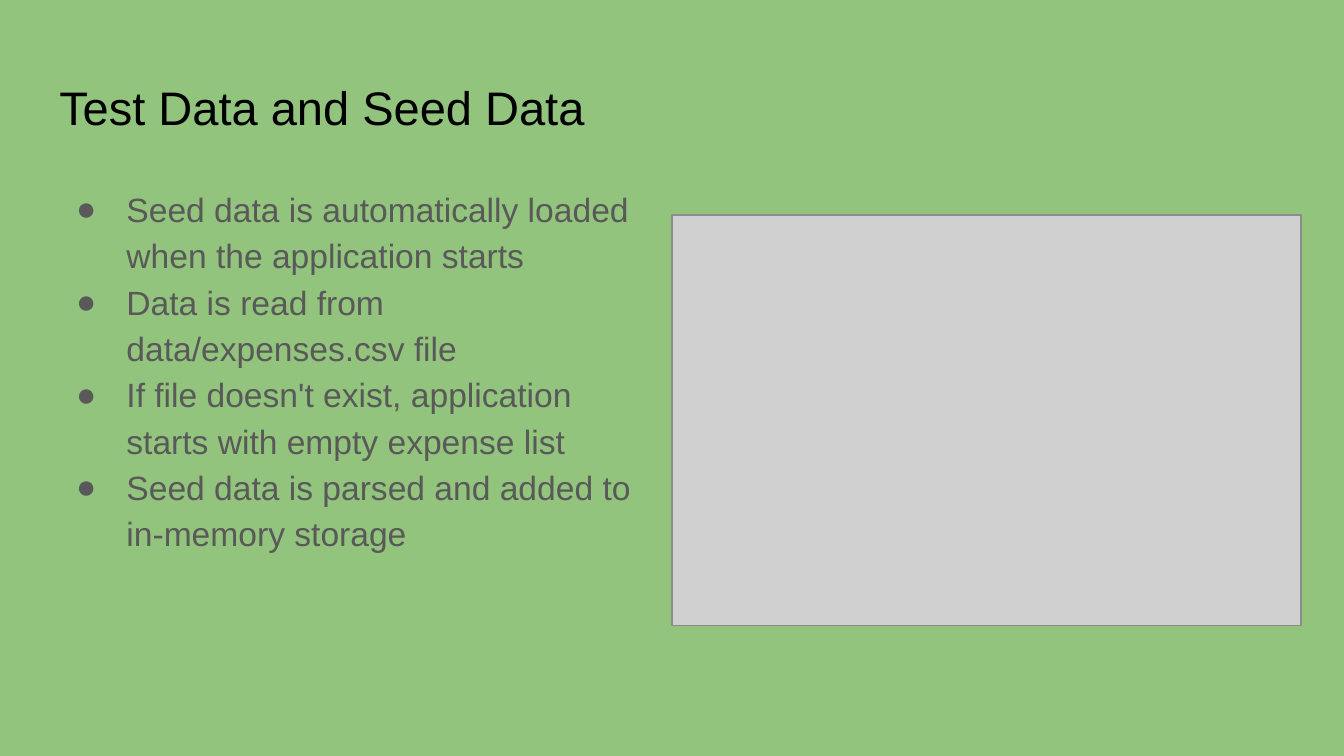
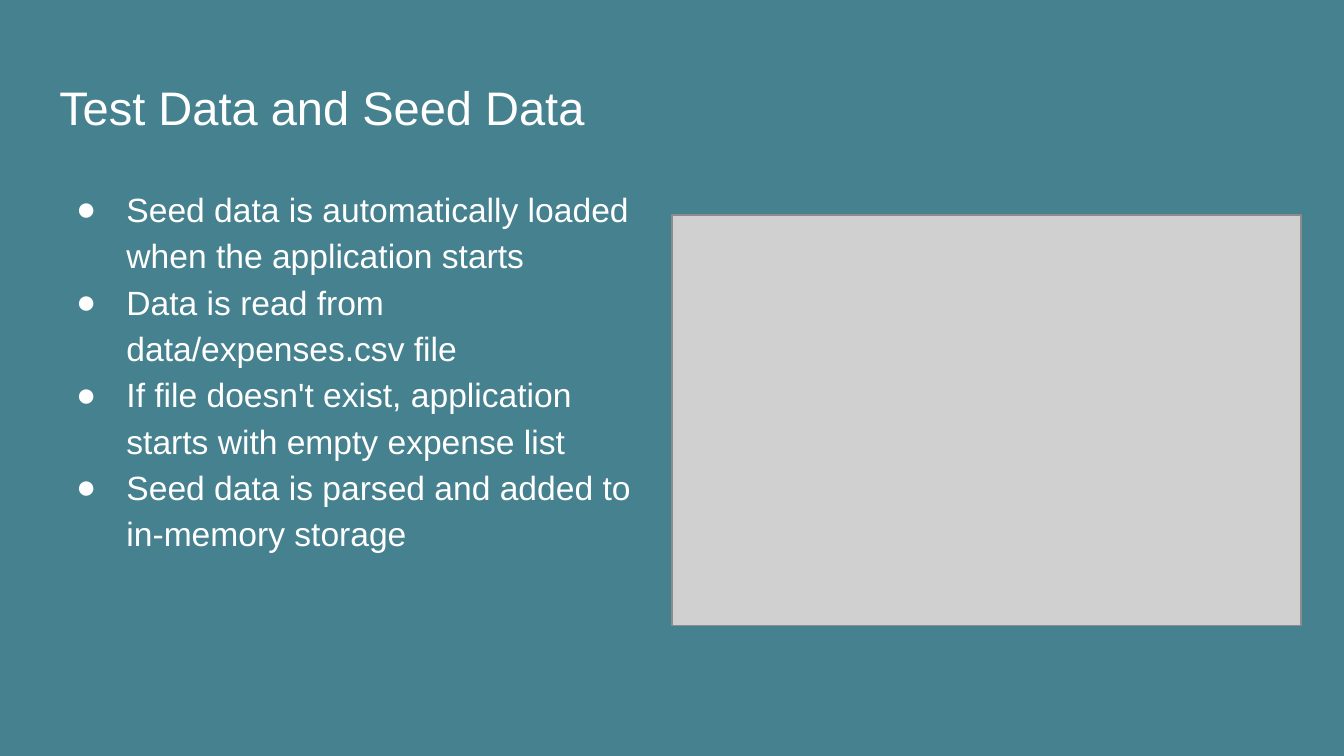
Before and after one commit to jashkad8967/CapgeminiInterviewApp, a slide deck: slide 5 of Capgemini Interview.pptx. Drawn at 1344x756 pixels with LibreOffice and Linux fonts; fonts in the diff are those of the drawing; grey boxes stand for pictures. Boxes give left, top, right and bottom in pixels: in the first picture for what was removed or moved away, otherwise in the second. Text is boxed around its words. In the diff, an @@ line names an element or a change of style, - is before the commit and + after.

```diff
--- a/Capgemini Interview.pptx
+++ b/Capgemini Interview.pptx
@@ background #93C47D to #45818E @@
@@ title "Test Data and Seed Data" at <box>59,91,584,126</box>: text colour #000000 to #FFFFFF @@
@@ text "Seed data is automatically loaded ..." at <box>126,197,631,552</box>: text colour #595959 to #FFFFFF; bullet colour #595959 to #FFFFFF @@
```
Also in this commit, not shown: 4 other slides changed, 1 slide added.
